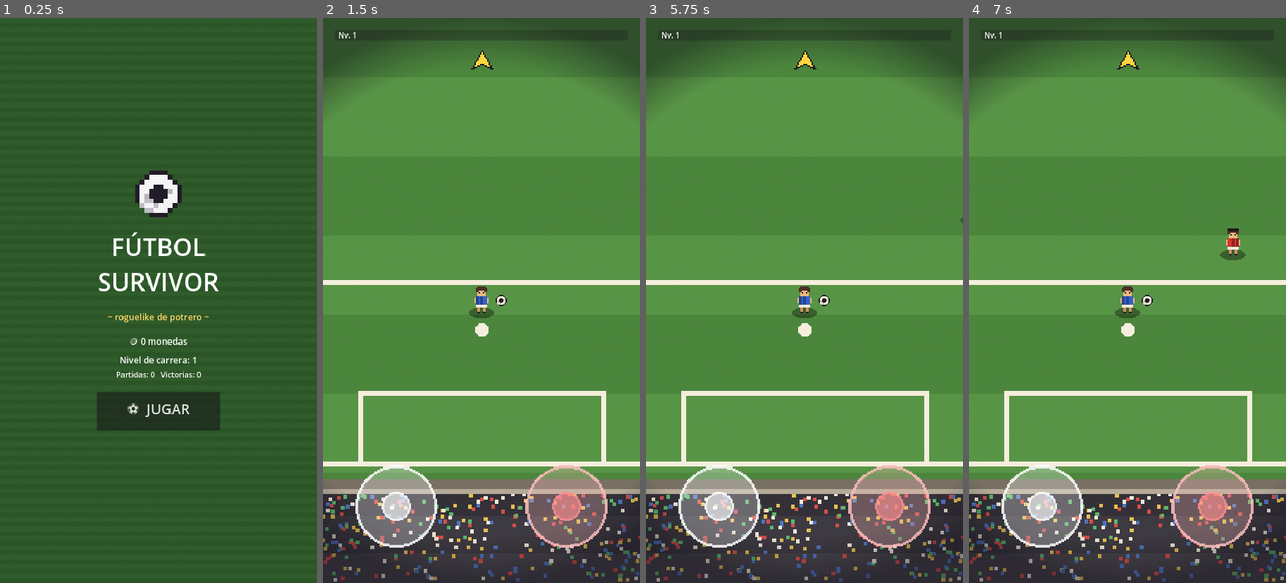
Above: before the commit, frames 1-4 (left to right).
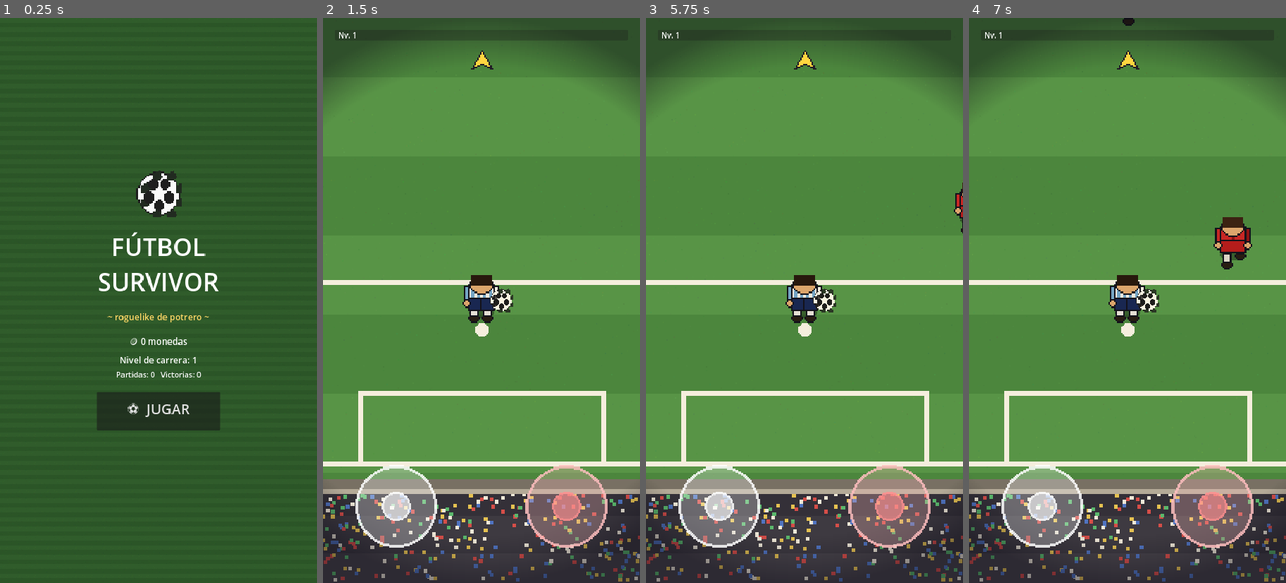
Above: after the commit, the same moments.

Repository: AguCami/game
Game: Godot game, scene res://scenes/MainMenu.tscn
Two runs of this game, one before a commit and one after it. Both use one fixed random seed, a clock stepped at 60 frames per second and the inputs below.
Inputs (mouse positions are in pixels of both pictures, inside the frame that each line leads up to):
- Up to frame 1 (0.25 s): no input
- Up to frame 2 (1.5 s): click "⚽ JUGAR" at 0.5 s; move the mouse to (551, 272) at 1.27 s; tap Space (gambeta) at 1.35 s; click (551, 272) at 1.42 s
- Up to frame 3 (5.75 s): tap Enter at 2, 3.5, 5 s; drag from (741, 328) to (788, 413) at 2.02 s; tap Space (gambeta) at 2.75, 2.85, 4.25, 4.35 s; move the mouse to (836, 176) at 2.77 s; click (836, 176) at 2.92 s; drag from (788, 413) to (709, 215) at 3.52 s; move the mouse to (899, 385) at 4.27 s; click (899, 385) at 4.42 s; drag from (709, 215) to (756, 159) at 5.02 s
- Up to frame 4 (7 s): move the mouse to (1143, 300) at 5.77 s; tap Space (gambeta) at 5.85 s; click (1143, 300) at 5.92 s; drag from (1079, 159) to (1064, 328) at 6.52 s

The runs differ from the first frame. In frame 1, 0.6% of the frame differs, in the area x 42-58%, y 27-36%; in frame 2, 0.9%; in frame 3, 1.0%; in frame 4, 1.6%, in the area x 44-90%, y 0-54%.

Commit message:
art: sprites 3/4 provisorios con kit Argentina + rival rojo, escala ajustada
https://claude.ai/code/session_015SJNs4L5Q6biapLr2VKVFK

Diff:
--- a/entities/enemy/EnemyAI.tscn
+++ b/entities/enemy/EnemyAI.tscn
@@ -39,7 +39,7 @@
 texture = ExtResource("t_shadow")
 
 [node name="AnimatedSprite2D" type="AnimatedSprite2D" parent="."]
-scale = Vector2(3.4, 3.4)
+scale = Vector2(1.8, 1.8)
 sprite_frames = SubResource("frames_enemy")
 animation = &"idle"
 
--- a/entities/player/PlayerAgent.tscn
+++ b/entities/player/PlayerAgent.tscn
@@ -51,7 +51,7 @@
 texture = ExtResource("t_shadow")
 
 [node name="AnimatedSprite2D" type="AnimatedSprite2D" parent="."]
-scale = Vector2(3.4, 3.4)
+scale = Vector2(1.8, 1.8)
 sprite_frames = SubResource("frames_player")
 animation = &"idle"
 
@@ -73,7 +73,7 @@
 linear_damp = 1.5
 
 [node name="BallSprite" type="Sprite2D" parent="BallController/BallBody"]
-scale = Vector2(2.6, 2.6)
+scale = Vector2(1.2, 1.2)
 texture = ExtResource("t_ball")
 
 [node name="CollisionShape2D" type="CollisionShape2D" parent="BallController/BallBody"]
Binary file changed: assets/sprites/ball.png
Binary file changed: assets/sprites/enemy_idle_0.png
Binary file changed: assets/sprites/enemy_idle_1.png
Binary file changed: assets/sprites/enemy_run_0.png
Binary file changed: assets/sprites/enemy_run_1.png
Binary file changed: assets/sprites/enemy_run_2.png
Binary file changed: assets/sprites/enemy_run_3.png
Binary file changed: assets/sprites/player_gambeta_0.png
Binary file changed: assets/sprites/player_gambeta_1.png
Binary file changed: assets/sprites/player_idle_0.png
Binary file changed: assets/sprites/player_idle_1.png
Binary file changed: assets/sprites/player_run_0.png
(and 3 more such lines)
